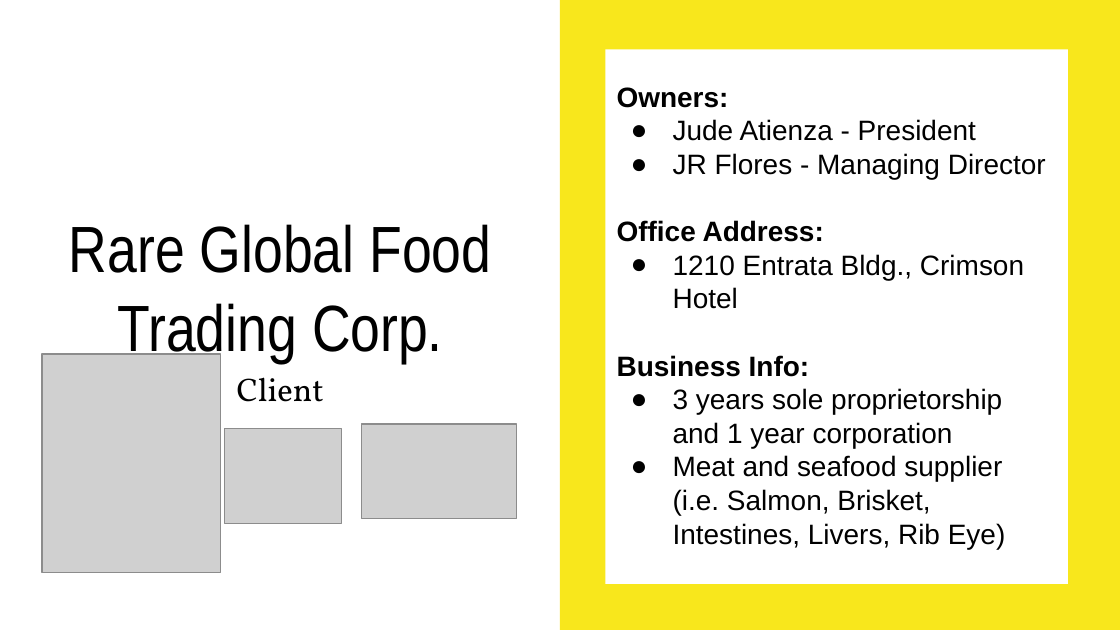
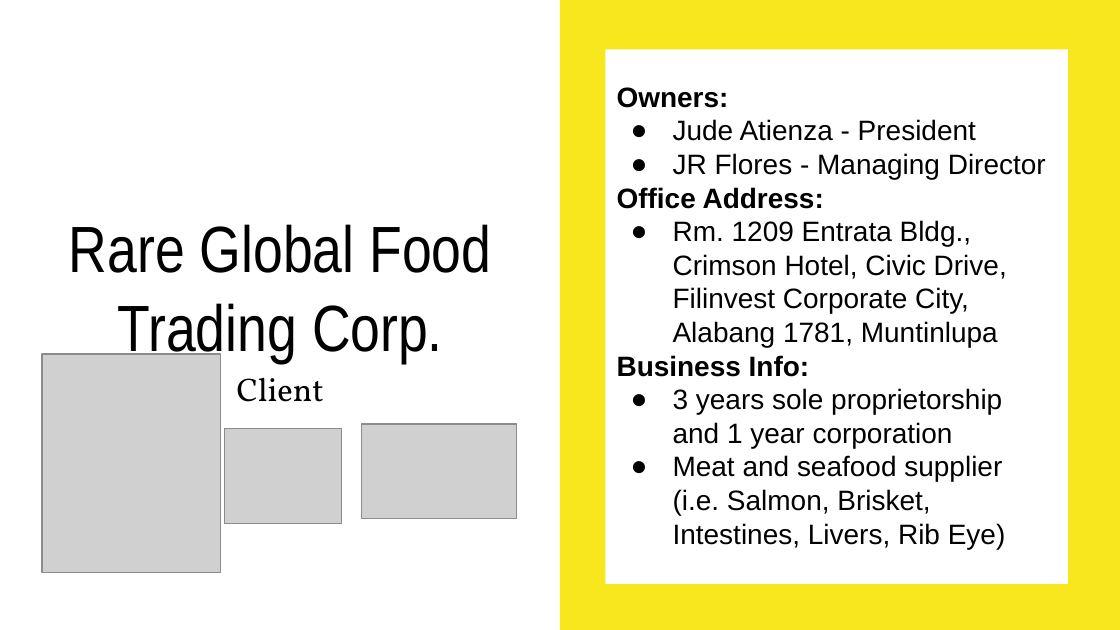
Before and after one commit to HillaryFong/Analyst-approved, a slide deck: slide 3 of INTROSE - Analysts.pptx. Drawn at 1120x630 pixels with LibreOffice and Linux fonts; fonts in the diff are those of the drawing; grey boxes stand for pictures. Boxes give left, top, right and bottom in pixels: in the first picture for what was removed or moved away, otherwise in the second. Text is boxed around its words. In the diff, an @@ line names an element or a change of style, - is before the commit and + after.

```diff
--- a/INTROSE - Analysts.pptx
+++ b/INTROSE - Analysts.pptx
@@ text in rectangle at bbox=[673, 220, 1007, 347]: text changed @@
-● 1210 Entrata Bldg., Crimson Hotel
+● Rm. 1209 Entrata Bldg., Crimson Hotel, Civic Drive, Filinvest Corporate City, Alabang 1781, Muntinlupa
```
Also in this commit, not shown: 1 other slide changed, 3 slides added, 1 slide removed, 1 other file.
